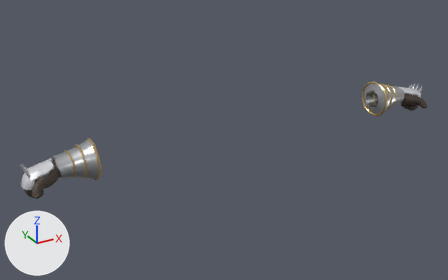
Renders of the glTF model game/assets/characters/hero/wear/spiked_gauntlet.glb from each side of a commit.
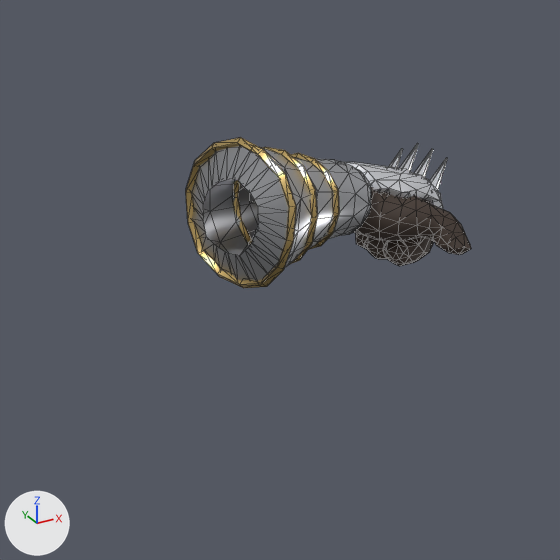
Each version is shown whole from a 50 mm lens placed at (-1.134, -1.852, 2.352), pointed at (-0.098, 0.031, 1.41), then close up on the part from 71% to 100% of the width and 18% to 64% of the height. The lights are fixed; the arrows at lower left show +X, +Y and +Z. The last two pictures show the newer version. The close-ups show mesh edges as thin lines. Vertices at exactly the same position are counted once.

Names of what the first close-up shows: 'wear_L'.
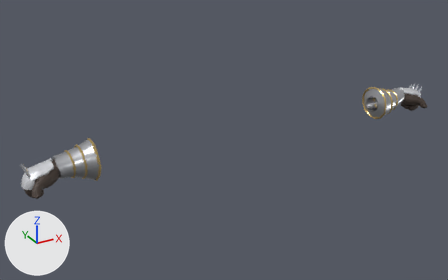
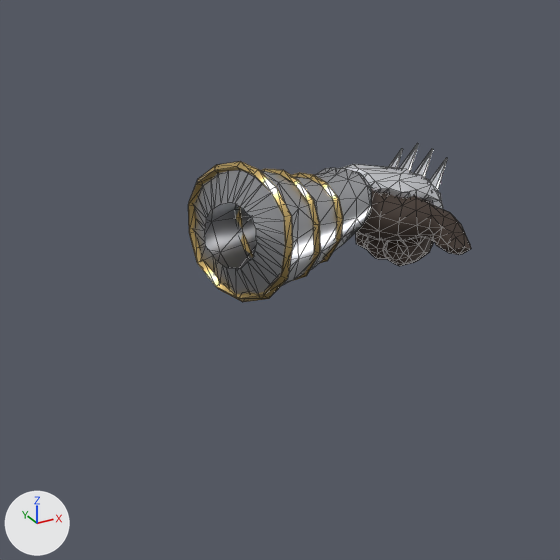
The newer file adds a shape key; the second version is drawn at full value of the shape key 'female' of 'wear_L', and the change is written as the vertex moves it makes.

What differs and where, as boxes [x1, y1, x2, y2] in the close-ups (560 x 560 px; the box of a moved part takes in the faces that stretch with it):
'wear_L', reshaped
    before: [186, 137, 471, 288]
    after: [188, 143, 471, 302]
part 1 of me_wear_l, moved or reshaped
    before: [186, 137, 401, 288]
    after: [188, 161, 401, 302]

The change, as a list of edits to the scene's bpy script:
```text
Change me_wear_l:
    used by ob_wear_l; location = (0.0, 0.0, 0.0)
    remove me_wear_l.from_pydata(...)  # 933 vertices, 1670 faces; spans x 0.599..0.853, y -0.09..0.086, z 1.378..1.532
    add me_wear_l.from_pydata(...)  # 933 vertices, 1670 faces; spans x 0.596..0.853, y -0.09..0.078, z 1.37..1.51
    me_wear_l part 1: 416 of 933 vertices moved; they spanned x 0.599..0.763, y -0.069..0.086, z 1.385..1.532 and now span x 0.596..0.762, y -0.07..0.078, z 1.37..1.51; mean shift (-0.001, -0.004, -0.01); largest move (0.615, 0.02, 1.527) -> (0.613, 0.015, 1.505)
```
